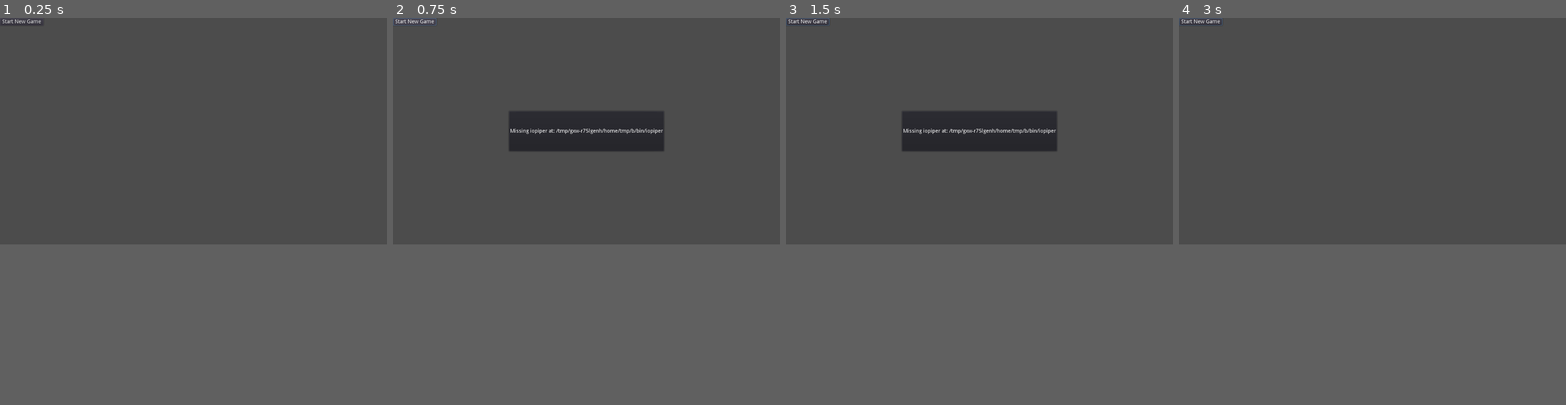
Above: before the commit, frames 1-4 (left to right).
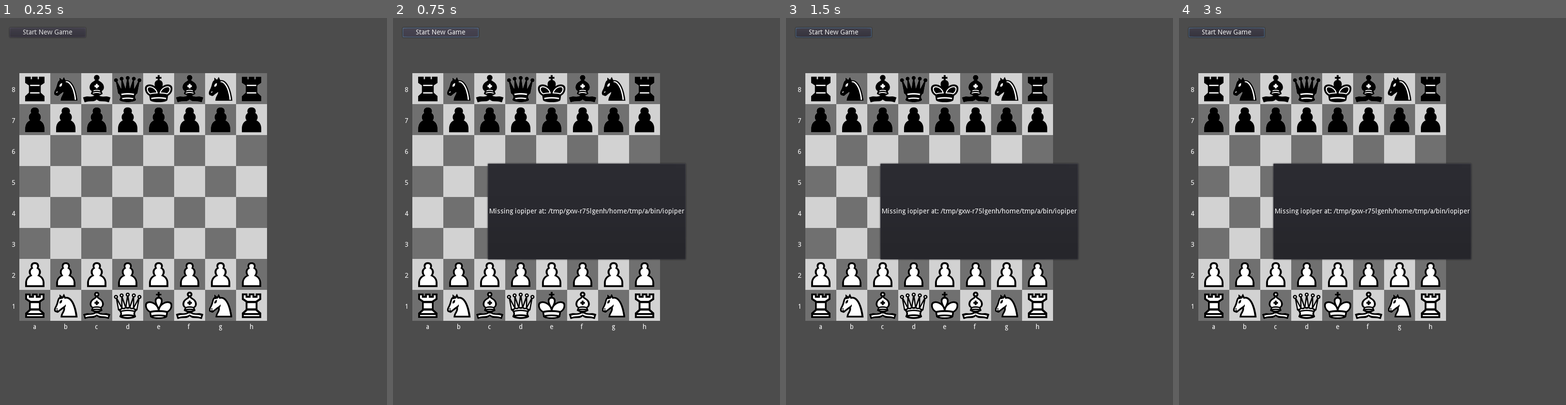
Above: after the commit, the same moments.

Repository: andrew-wilkes/godot-chess
Game: Godot game, scene res://Main.tscn
The game is run twice, just before and just after one commit, with the same random seed, the same clock (stepped at 60 frames per second) and the same inputs.
Inputs (mouse positions are in pixels of both pictures, inside the frame that each line leads up to):
- Up to frame 1 (0.25 s): no input
- Up to frame 2 (0.75 s): click "Start New Game" at 0.5 s
- Up to frame 3 (1.5 s): click "Start New Game" at 1.25 s
- Up to frame 4 (3 s): click "Start New Game" at 2 s; tap Enter at 2.75 s; move the mouse to (1457, 118) at 2.77 s; click (1457, 118) at 2.92 s
In our replay, the window is 800x468 before the commit and 800x800 after it. These sizes can differ from the game's own. Grey fills any space a smaller window leaves; there, only what the larger window draws over its background counts as a difference.

The runs differ from the first frame. In frame 1, 41% of the frame differs, in the area x 0-69%, y 0-81%; in frame 2, 42%, in the area x 0-76%, y 0-81%; in frame 3, 42%; in frame 4, 42%.
Error before the commit: Parse Error: The identifier "fi" isn't declared in the current scope. (res://Board.gd:113)

Commit message:
Fix fen code

Diff:
--- a/src/Alert.tscn
+++ b/src/Alert.tscn
@@ -3,6 +3,7 @@
 [ext_resource path="res://Alert.gd" type="Script" id=1]
 
 [node name="Alert" type="PopupPanel"]
+visible = true
 margin_right = 299.0
 margin_bottom = 108.0
 script = ExtResource( 1 )
@@ -23,8 +24,7 @@
 margin_top = 43.0
 margin_right = 263.0
 margin_bottom = 57.0
-size_flags_horizontal = 3
-size_flags_vertical = 3
+size_flags_vertical = 1
 text = "sdfsfdsfddfgdgdgfdfgdfdfgdfgfdgfdgdfg"
 
 [node name="Timer" type="Timer" parent="."]
--- a/src/Board.gd
+++ b/src/Board.gd
@@ -21,6 +21,8 @@
 var passant_pawn : Piece
 var kings = {}
 var fen = ""
+var default_fen = "rnbqkbnr/pppppppp/8/8/8/8/PPPPPPPP/RNBQKBNR w KQkq - 0 0"
+var cleared = true
 
 func _ready():
 	# grid will map the pieces in the game
@@ -28,9 +30,7 @@
 	draw_tiles()
 	#hide_labels()
 	# Set standard board layout using Forsyth Edwards encoded string
-	# https://en.wikipedia.org/wiki/Forsyth%E2%80%93Edwards_Notation
-	fen = "rnbqkbnr/pppppppp/8/8/8/8/PPPPPPPP/RNBQKBNR w KQkq - 0 1"
-	setup_pieces(fen)
+	setup_pieces()
 	#test_square_is_white()
 	#test_highlight_square()
 	#print(position_to_move(Vector2(0, 0)))
@@ -57,8 +57,8 @@
 	return pos
 
 
-func setup_pieces(fen: String):
-	var parts = fen.split(" ")
+func setup_pieces(_fen = default_fen):
+	var parts = _fen.split(" ")
 	active_color = "W" if parts.size() < 2 else parts[1].to_upper()
 	var castling = "" if parts.size() < 3 else parts[2]
 	r_count = 0
@@ -91,28 +91,38 @@
 		fullmoves = parts[5].to_int()
 
 
-func get_fen(next_move, num_half, num_whole):
+func get_fen(next_move):
 	var gi = 0 # Grid index
 	var ns = 0 # Number of blank horizontal tile places counter
 	var castling = ""
-	var fen = ""
+	var _fen = ""
 	for y in 8:
 		for x in 8:
 			var p = grid[gi]
+			gi += 1
 			if p == null:
 				ns += 1
 			else:
 				if ns > 0:
-					fi += String(ns)
+					_fen += String(ns)
 					ns = 0
 				var key = p.key
-				if p.side == "W":
-					key = key.to_upper()
-				if p.tagged and "KQkq".find(key) > -1:
-					castling += key
-				fi += key
+				if p.side == "B":
+					key = key.to_lower()
+				_fen += key
+		if ns > 0:
+			_fen += String(ns)
+			ns = 0
 		if y < 7:
-			fi += "/"
+			_fen += "/"
+	if grid[0].tagged and grid[4].tagged:
+		castling += "q"
+	if grid[7].tagged and grid[4].tagged:
+		castling += "k"
+	if grid[56].tagged and grid[60].tagged:
+		castling += "Q"
+	if grid[63].tagged and grid[60].tagged:
+		castling += "K"
 	var pas = "-"
 	var pos
 	if passant_pawn != null:
@@ -122,8 +132,8 @@
 		else:
 			pos.y += 1
 		pas = position_to_move(pos)
-	fen += " %s %s %s %d %d" % [next_move, castling, pas, num_half, num_whole]
-	return fen
+	_fen += " %s %s %s %d %d" % [next_move, castling, pas, halfmoves, fullmoves]
+	return _fen
 
 
 func tag_piece(i: int):
@@ -162,7 +172,15 @@
 			kings[p.side] = p
 
 
+func clear_board():
+	for i in 64:
+		take_piece(grid[i])
+	cleared = true
+
+
 func take_piece(p: Piece):
+	if p == null:
+		return
 	print("Taken ", p.key)
 	p.obj.get_parent().remove_child(p.obj)
 	p.obj.queue_free()
@@ -246,6 +264,13 @@
 	if p != passant_pawn:
 		passant_pawn = null
 	p.tagged = false # Prevent castling after move
+	if p.key == "p":
+		halfmoves = 0
+	else:
+		halfmoves += 1
+	if p.side == "B":
+		fullmoves += 1
+	cleared = false
 
 
 func is_king_checked(p: Piece):
--- a/src/Main.gd
+++ b/src/Main.gd
@@ -6,8 +6,7 @@
 var engine
 var pid = 0
 var started = false
-var num_half = 0
-var num_whole = 0
+var moves: PoolStringArray
 
 enum { IDLE, CONNECTING, STARTING, PLAYER_TURN, ENGINE_TURN } # states
 var state = IDLE
@@ -20,6 +19,7 @@
 	board.connect("moved", self, "mouse_moved")
 	board.get_node("Grid").connect("mouse_exited", self, "mouse_entered")
 	engine = $Engine
+	ponder()
 
 func handle_state(event, msg = ""):
 	match state:
@@ -35,8 +35,11 @@
 					else:
 						alert(status.error)
 				NEW_GAME:
-					num_half = 0
-					num_whole = 0
+					board.halfmoves = 0
+					board.fullmoves = 0
+					if !board.cleared:
+						board.clear_board()
+						board.setup_pieces()
 					if engine.server_pid > 0:
 						engine.send_packet("ucinewgame")
 						engine.send_packet("isready")
@@ -66,12 +69,14 @@
 				DONE:
 					print(msg)
 				MOVE:
+					ponder()
 					# msg should contain the player move
 					if !started:
 						started = true
 						engine.send_packet("position startpos moves " + msg)
 					else:
-						var fen = board.get_fen("b", num_half, num_whole)
+						var fen = board.get_fen("b")
+						print(fen)
 						engine.send_packet("position fen %s moves %s" % [fen, msg])
 					engine.send_packet("go movetime 1000")
 					state = ENGINE_TURN
@@ -81,7 +86,6 @@
 					var move = get_best_move(msg)
 					if move != "":
 						move_engine_piece(move)
-						num_whole += 1
 						state = PLAYER_TURN
 					print(msg)
 
@@ -98,7 +102,18 @@
 	if tokens.size() > 1:
 		if tokens[0] == "bestmove":
 			move = tokens[1]
+	if tokens.size() > 3:
+		if tokens[2] == "ponder":
+			ponder(tokens[3])
 	return move
+
+
+func ponder(move = ""):
+	if move == "":
+		$HBox/VBox/Ponder.modulate.a = 0
+	else:
+		$HBox/VBox/Ponder.modulate.a = 1.0
+		$HBox/VBox/Ponder/Move.text = move
 
 
 func move_engine_piece(move: String):
@@ -109,7 +124,7 @@
 
 
 func alert(txt, duration = 1.0):
-	$Alert.open(txt, duration)
+	$c/Alert.open(txt, duration)
 
 
 # This is called after release of the mouse button and when the mouse
@@ -126,63 +141,68 @@
 
 
 func piece_unclicked(piece):
-	if piece != null:
-		var info = board.get_position_info(piece)
-		print(info.ok)
-		# Try to drop the piece
-		# Also check for castling and passant
-		var ok_to_move = false
-		if info.ok:
-			if info.piece != null:
-				board.take_piece(info.piece)
+	drop_piece(piece)
+
+
+func drop_piece(piece: Piece):
+	var info = board.get_position_info(piece)
+	print(info.ok)
+	# Try to drop the piece
+	# Also check for castling and passant
+	var ok_to_move = false
+	if info.ok:
+		if info.piece != null:
+			ok_to_move = true
+		else:
+			if info.passant and board.passant_pawn.pos.x == piece.new_pos.x:
+				print("passant")
+				board.take_piece(board.passant_pawn)
 				ok_to_move = true
 			else:
-				if info.passant and board.passant_pawn.pos.x == piece.new_pos.x:
-					print("passant")
-					board.take_piece(board.passant_pawn)
-					ok_to_move = true
+				ok_to_move = piece.key != "P" or piece.pos.x == piece.new_pos.x
+			if info.castling:
+				# Get rook
+				var rook
+				var rx
+				if piece.new_pos.x == 2:
+					rx = 3
+					rook = board.get_piece_in_grid(0, piece.new_pos.y)
 				else:
-					ok_to_move = piece.key != "P" or piece.pos.x == piece.new_pos.x
-				if info.castling:
-					# Get rook
-					var rook
-					var rx
-					if piece.new_pos.x == 2:
-						rx = 3
-						rook = board.get_piece_in_grid(0, piece.new_pos.y)
-					else:
-						rook = board.get_piece_in_grid(7, piece.new_pos.y)
-						rx = 5
-					if rook != null and rook.key == "R" and rook.tagged and rook.side == piece.side:
-						ok_to_move = !board.is_checked(rx, rook.pos.y, rook.side)
-						if ok_to_move:
-							# Move rook
-							rook.new_pos = Vector2(rx, rook.pos.y)
-							move_piece(rook)
-						else:
-							alert("Checked")
-					else:
-						ok_to_move = false
-		if ok_to_move:
-			if piece.key == "K":
-				if board.is_king_checked(piece):
-					alert("Cannot move into check position!")
+					rook = board.get_piece_in_grid(7, piece.new_pos.y)
+					rx = 5
+				if rook != null and rook.key == "R" and rook.tagged and rook.side == piece.side:
+					ok_to_move = !board.is_checked(rx, rook.pos.y, rook.side)
+					if ok_to_move:
+						# Move rook
+						rook.new_pos = Vector2(rx, rook.pos.y)
+						move_piece(rook, false)
+					else:
+						alert("Checked")
 				else:
-					move_piece(piece)
+					ok_to_move = false
+	if ok_to_move:
+		if piece.key == "K":
+			if board.is_king_checked(piece):
+				alert("Cannot move into check position!")
 			else:
+				board.take_piece(info.piece)
 				move_piece(piece)
-				if board.is_king_checked(piece):
-					alert("Checked")
-		return_piece(piece)
-	else:
-		alert("null situation")
-
-
-func move_piece(piece: Piece):
-	var move = board.position_to_move(piece.pos) + board.position_to_move(piece.new_pos)
+		else:
+			board.take_piece(info.piece)
+			move_piece(piece)
+			if board.is_king_checked(piece):
+				alert("Checked")
+	return_piece(piece)
+
+
+func move_piece(piece: Piece, not_castling = true):
+	var pos = [piece.pos, piece.new_pos]
 	board.move_piece(piece)
-	if state == PLAYER_TURN and piece.side == "W":
-		handle_state(MOVE, move)
+	if state == PLAYER_TURN:
+		moves.append(board.position_to_move(pos[0]) + board.position_to_move(pos[1]))
+		if not_castling:
+			handle_state(MOVE, moves.join(" "))
+			moves = []
 
 
 """
--- a/src/Main.tscn
+++ b/src/Main.tscn
@@ -5,40 +5,73 @@
 [ext_resource path="res://Alert.tscn" type="PackedScene" id=3]
 [ext_resource path="res://engine/Engine.tscn" type="PackedScene" id=4]
 
-[node name="Main" type="Control"]
+[node name="Main" type="MarginContainer"]
 anchor_right = 1.0
 anchor_bottom = 1.0
+custom_constants/margin_right = 20
+custom_constants/margin_top = 20
+custom_constants/margin_left = 20
+custom_constants/margin_bottom = 20
 script = ExtResource( 2 )
 __meta__ = {
 "_edit_use_anchors_": false
 }
 
 [node name="HBox" type="HBoxContainer" parent="."]
-margin_right = 63.0
-margin_bottom = 40.0
+margin_left = 20.0
+margin_top = 20.0
+margin_right = 780.0
+margin_bottom = 780.0
 size_flags_horizontal = 3
 __meta__ = {
 "_edit_use_anchors_": false
 }
 
 [node name="VBox" type="VBoxContainer" parent="HBox"]
-margin_right = 115.0
-margin_bottom = 40.0
+margin_right = 157.0
+margin_bottom = 760.0
+custom_constants/separation = 20
 
 [node name="Start" type="Button" parent="HBox/VBox"]
-margin_right = 115.0
+margin_right = 157.0
 margin_bottom = 20.0
 text = "Start New Game"
+
+[node name="Ponder" type="HBoxContainer" parent="HBox/VBox"]
+margin_top = 40.0
+margin_right = 157.0
+margin_bottom = 54.0
+custom_constants/separation = 20
+
+[node name="Label" type="Label" parent="HBox/VBox/Ponder"]
+margin_right = 105.0
+margin_bottom = 14.0
+text = "Move to ponder:"
+
+[node name="Move" type="Label" parent="HBox/VBox/Ponder"]
+margin_left = 125.0
+margin_right = 157.0
+margin_bottom = 14.0
+text = "e6e5"
 
 [node name="Board" parent="HBox/VBox" instance=ExtResource( 1 )]
 anchor_right = 0.0
 anchor_bottom = 0.0
-margin_top = 24.0
-margin_right = 115.0
-margin_bottom = 24.0
+margin_top = 74.0
+margin_right = 157.0
+margin_bottom = 74.0
 
 [node name="Engine" parent="." instance=ExtResource( 4 )]
 
-[node name="Alert" parent="." instance=ExtResource( 3 )]
+[node name="c" type="CanvasLayer" parent="."]
+
+[node name="Alert" parent="c" instance=ExtResource( 3 )]
+visible = false
+margin_left = 20.0
+margin_top = 20.0
+margin_right = 320.0
+margin_bottom = 220.0
+size_flags_horizontal = 5
+size_flags_vertical = 5
 [connection signal="button_down" from="HBox/VBox/Start" to="." method="_on_Start_button_down"]
 [connection signal="done" from="Engine" to="." method="_on_Engine_done"]
--- a/src/project.godot
+++ b/src/project.godot
@@ -32,6 +32,11 @@
 
 gdscript/warnings/return_value_discarded=false
 
+[display]
+
+window/size/width=800
+window/size/height=800
+
 [rendering]
 
 environment/default_environment="res://default_env.tres"
